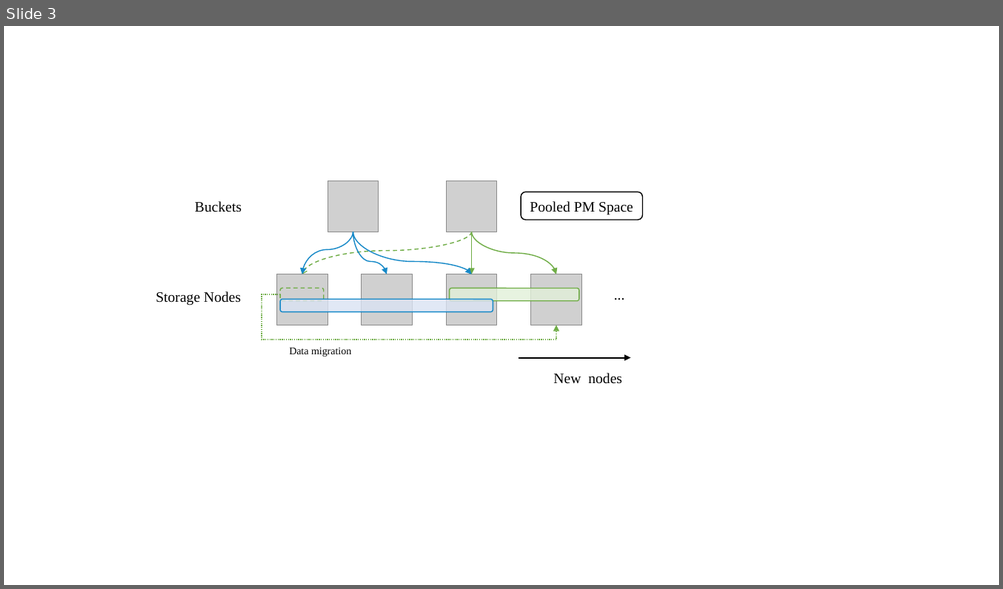
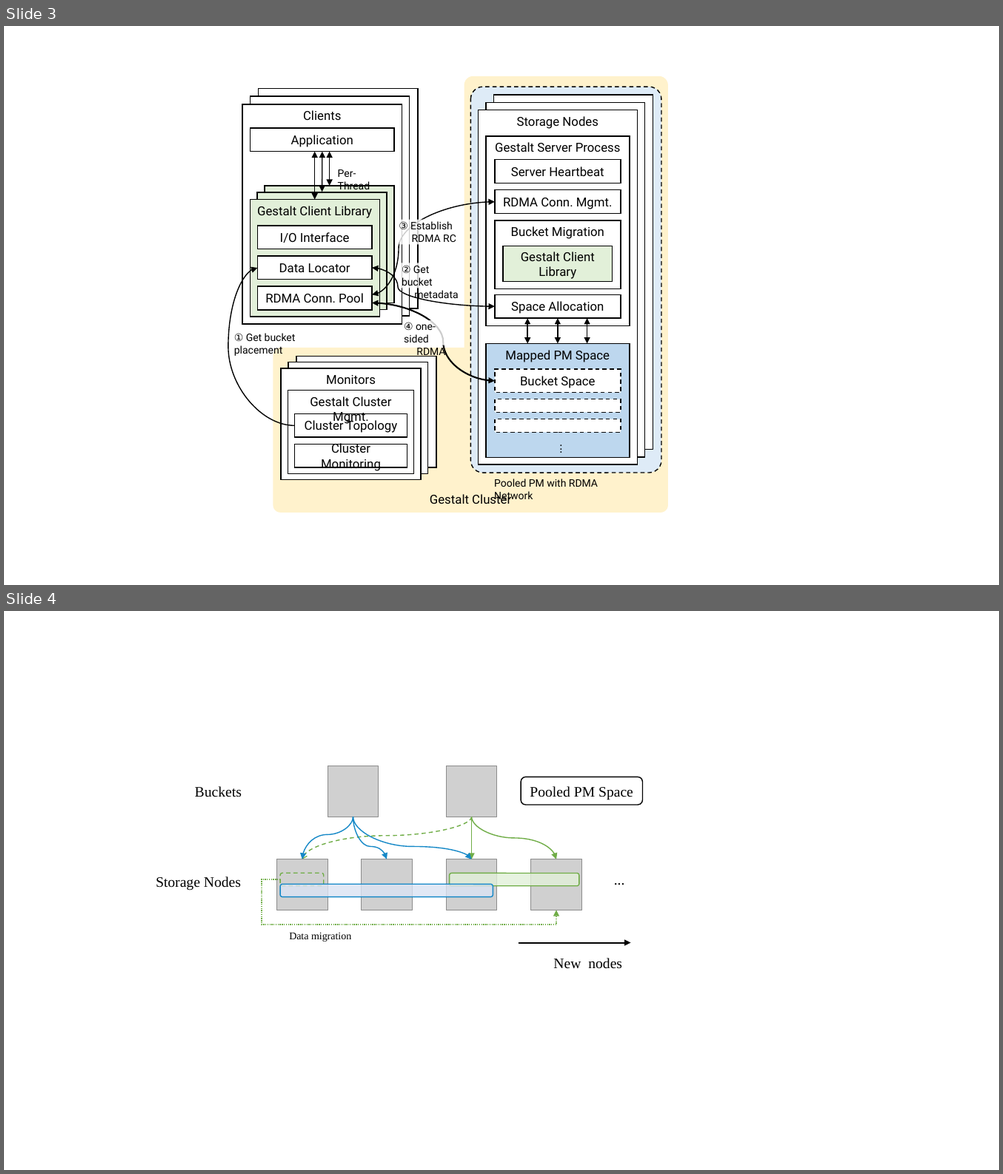
Before and after one commit to smdsbz/Gestalt, a slide deck: Documents/design/charts.pptx. Shown one above the other, each under a label of ours: slide 3 before the commit, slides 3 and 4 after it. The pictures are 1003x589 and 1003x1174 pixels, drawn with LibreOffice and Linux fonts; fonts in the diff are those of the drawing; grey boxes stand for pictures. Boxes give left, top, right and bottom in pixels: in the first picture for what was removed or moved away, otherwise in the second. Text is boxed around its words. In the diff, an @@ line names an element or a change of style, - is before the commit and + after.

```diff
--- a/Documents/design/charts.pptx
+++ b/Documents/design/charts.pptx
@@ slide 3 added at <box>4,26,999,585</box>, background #FFFFFF @@
@@ rounded rectangle added at <box>464,76,668,512</box>, fill #FFF2CC @@
@@ group added at <box>242,89,418,324</box>: 10 rectangles, 3 double arrows, 1 text @@
+Clients
+Application
+Gestalt Client Library
+I/O Interface
+Data Locator
+RDMA Conn. Pool
+Per-Thread
@@ curved double arrow added from (372, 295) to (495, 202), #000000 1 pt @@
@@ rectangle added at <box>398,219,460,244</box>, fill #FFFFFF at 80% opacity, 10 pt, text #000000 @@
+③ Establish
+RDMA RC
@@ curved arrow added from (294, 426) to (258, 268), #000000 1 pt @@
@@ curved double arrow added from (372, 268) to (495, 306), #000000 1 pt @@
@@ rectangle added at <box>401,264,461,289</box>, fill #FFFFFF at 80% opacity, 10 pt, text #000000 @@
+② Get bucket
+metadata
@@ curved double arrow added from (372, 303) to (495, 381), #000000 1.5 pt @@
@@ rectangle added at <box>235,331,339,344</box>, fill #FFFFFF at 80% opacity, 10 pt, text #000000 @@
+① Get bucket placement
@@ rectangle added at <box>404,321,458,346</box>, fill #FFFFFF at 80% opacity, 10 pt, text #000000 @@
+④ one-sided
+RDMA
@@ rounded rectangle added at <box>273,349,668,513</box>, fill #FFF2CC, 12 pt, text #000000 @@
+Gestalt Cluster
@@ group added at <box>281,357,436,480</box>: 6 rectangles @@
+Monitors
+Gestalt Cluster Mgmt.
+Cluster Topology
+Cluster Monitoring
@@ group added at <box>470,87,661,502</box>: 13 rectangles, 3 double arrows, 2 texts, 1 rounded rectangle @@
+Storage Nodes
+Gestalt Server Process
+Server Heartbeat
+RDMA Conn. Mgmt.
+Space Allocation
+Bucket Migration
+Gestalt Client
+Library
+Mapped PM Space
+Bucket Space
+...
+Pooled PM with RDMA Network
@@ what was slide 3 is now slide 4 @@
```
Also in this commit, not shown: 3 slides changed, 2 other slides added.
